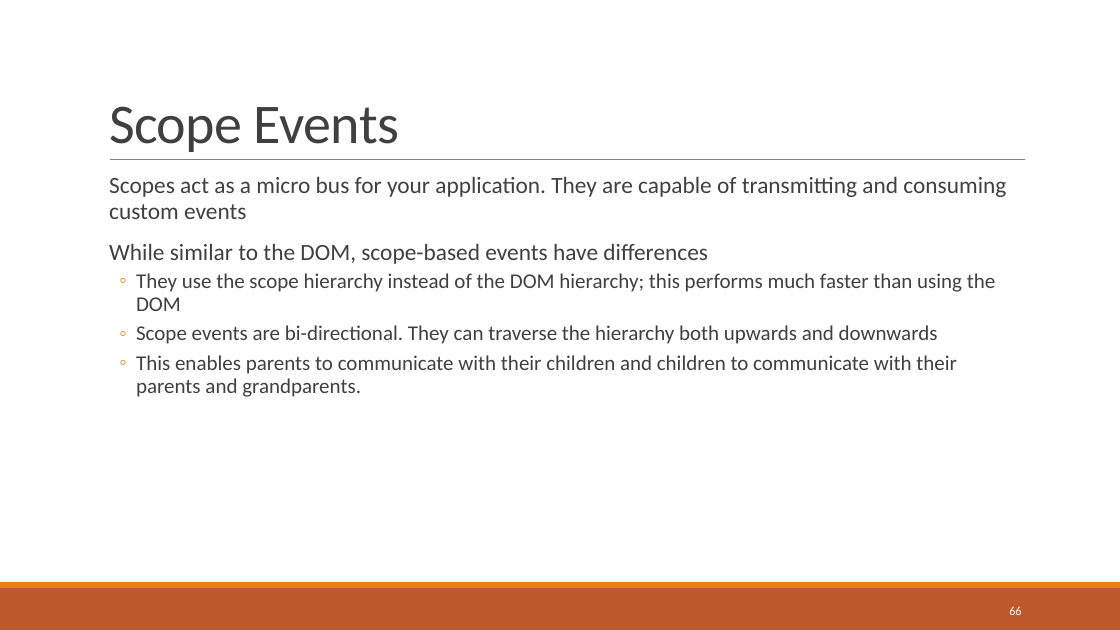
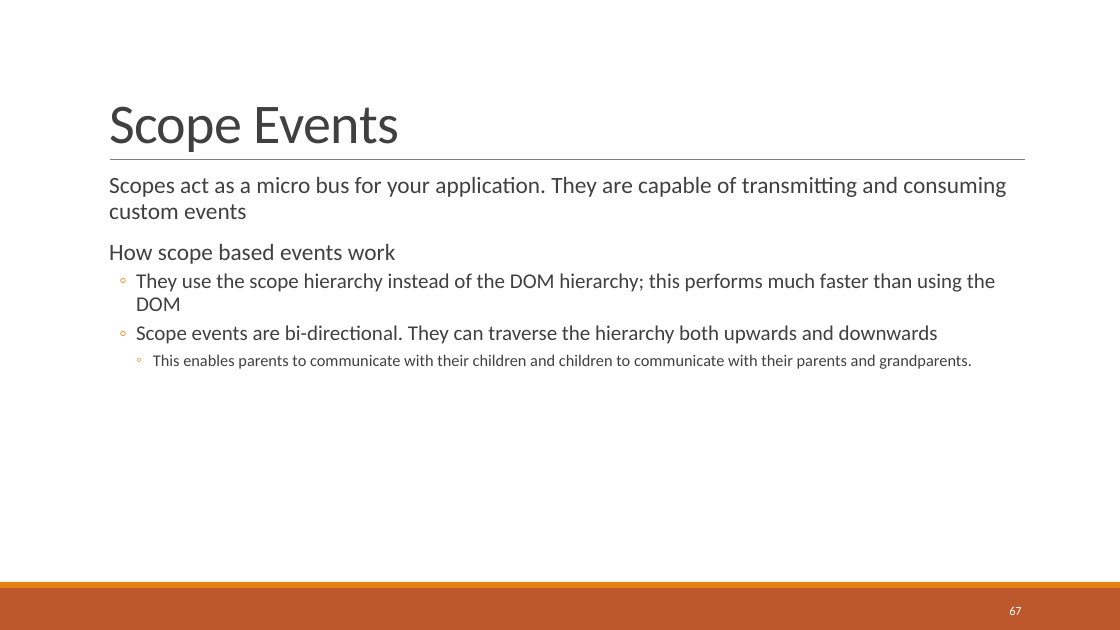
Before and after one commit to sbechtold/angularjs, a slide deck: slide 67 of materials/AngularJS.pptx (slide 66 before the commit). Drawn at 1120x630 pixels with LibreOffice and Linux fonts; fonts in the diff are those of the drawing. Boxes give left, top, right and bottom in pixels: in the first picture for what was removed or moved away, otherwise in the second. Text is boxed around its words. In the diff, an @@ line names an element or a change of style, - is before the commit and + after.

```diff
--- a/materials/AngularJS.pptx
+++ b/materials/AngularJS.pptx
@@ text at box(109, 244, 396, 264): text changed @@
-  While similar to the DOM, scope-based events have differences
+  How scope based events work
@@ text at box(153, 354, 972, 369): size 18 to 14 pt in "This enables parents to communicate with their ..."; list level 2 to 3 in "This enables parents to communicate ..." @@
@@ page number at box(1009, 606, 1021, 615): text changed @@
-66
+67
```
Also in this commit, not shown: 11 other slides changed, 12 slides added, 10 slides removed, 16 other files.
